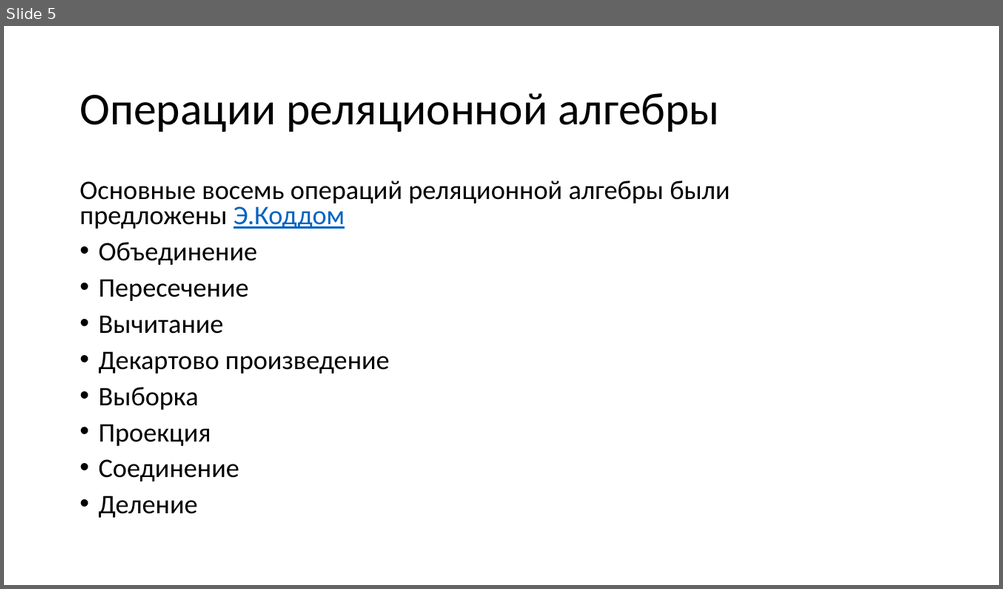
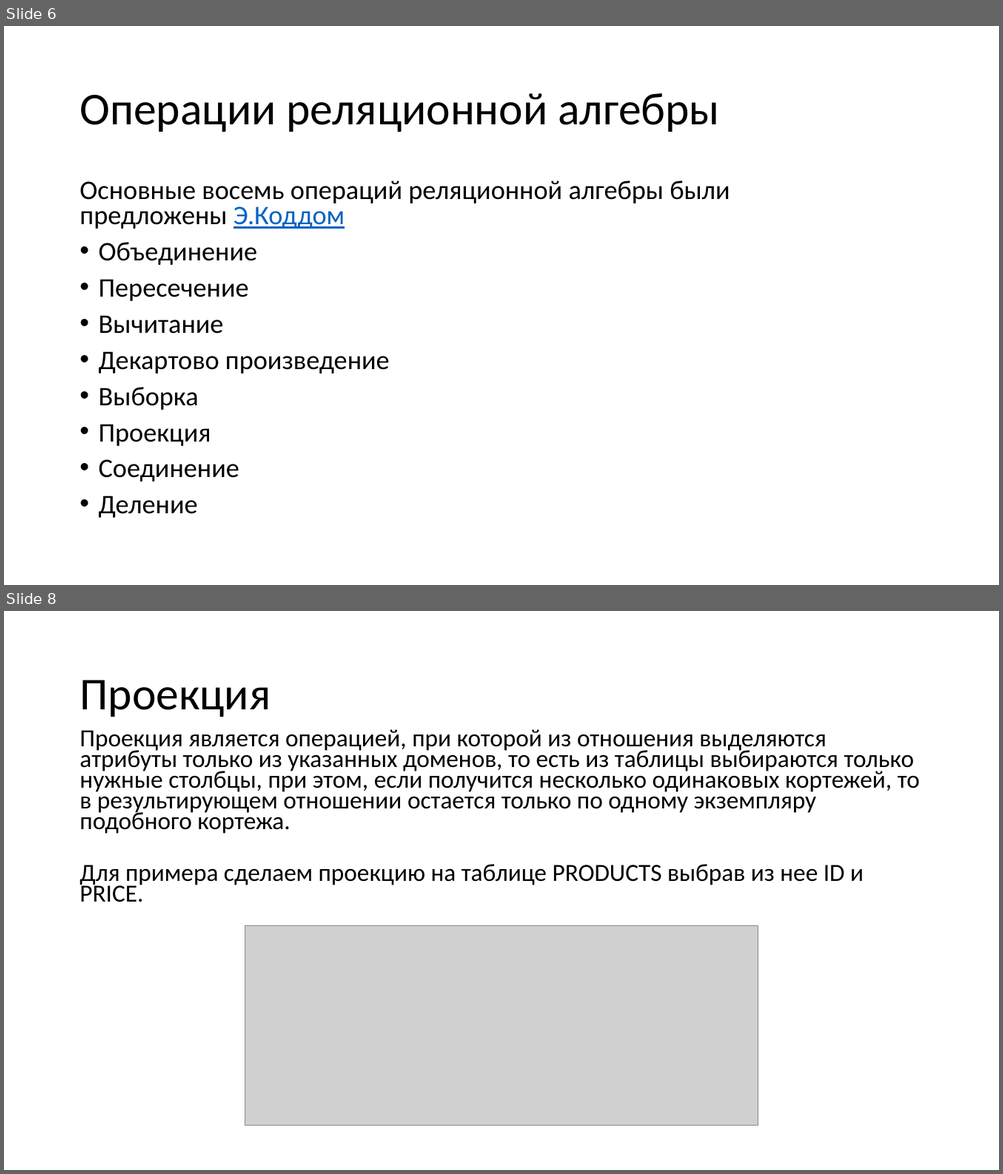
Before and after one commit to avdosev/DataBasePresentations, a slide deck: Реляционная Алгебра/Презентация.pptx. Shown one above the other, each under a label of ours: slide 5 before the commit, slides 6 and 8 after it; the slides between them are not shown. The pictures are 1003x589 and 1003x1174 pixels, drawn with LibreOffice and Linux fonts; fonts in the diff are those of the drawing; grey boxes stand for pictures. Boxes give left, top, right and bottom in pixels: in the first picture for what was removed or moved away, otherwise in the second. Text is boxed around its words. In the diff, an @@ line names an element or a change of style, - is before the commit and + after.

```diff
--- a/Реляционная Алгебра/Презентация.pptx
+++ b/Реляционная Алгебра/Презентация.pptx
@@ slide 8 added at bbox=[4, 611, 999, 1170], background #FFFFFF @@
@@ title added at bbox=[79, 680, 270, 717], 44 pt, text #000000 @@
+Проекция
@@ text added at bbox=[79, 729, 919, 903], 23.8 pt, text #000000 @@
+Проекция является операцией, при которой из отношения выделяются атрибуты только из указанных доменов, то есть из таблицы выбираются только нужные столбцы, при этом, если получится несколько одинаковых кортежей, то в результирующем отношении остается только по одному экземпляру подобного кортежа.
+Для примера сделаем проекцию на таблице PRODUCTS выбрав из нее ID и PRICE.
@@ picture added at bbox=[245, 926, 758, 1127] @@
@@ what was slide 5 is now slide 6 @@
```
Also in this commit, not shown: 2 slides changed, 10 other slides added, 5 slides removed.
